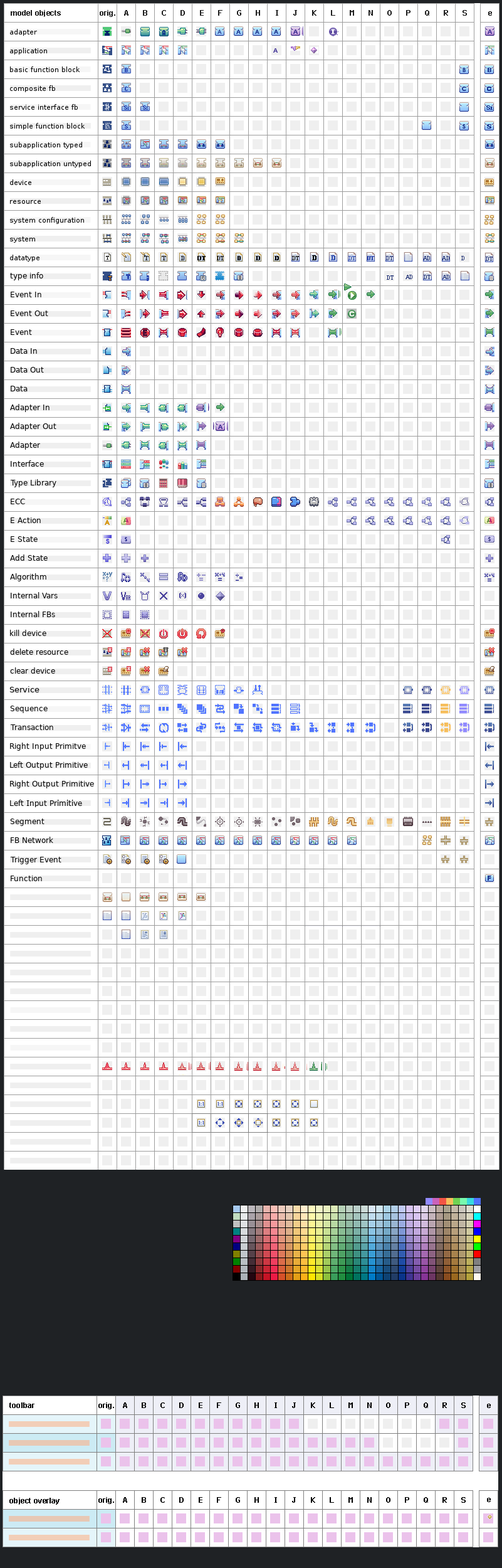
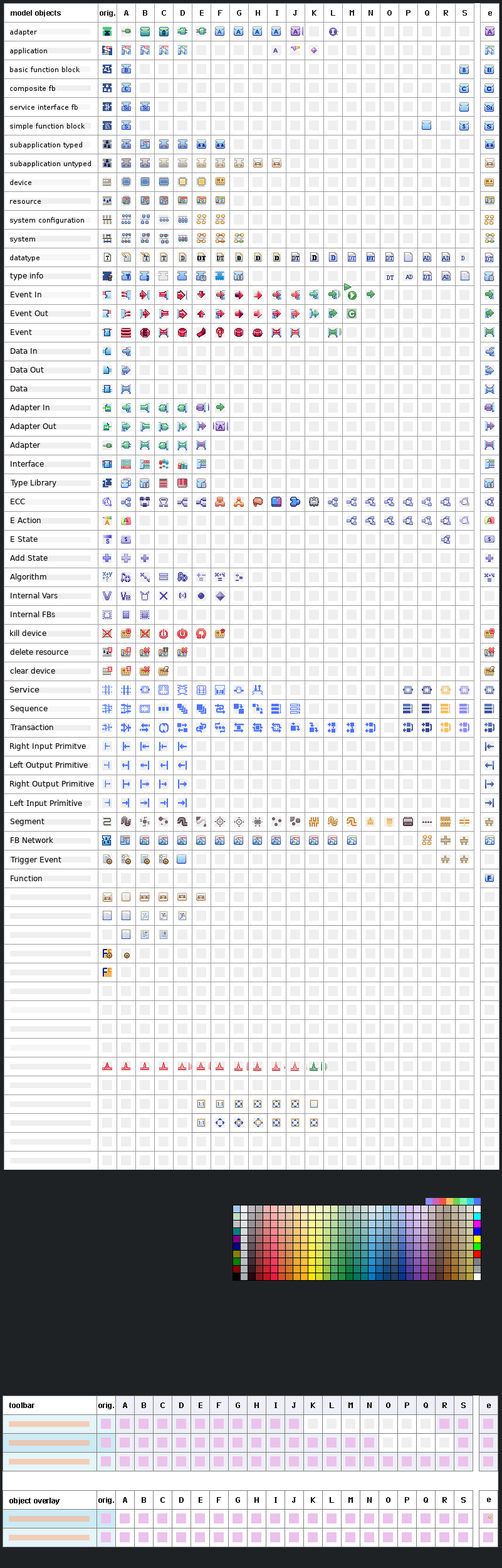
The second (502, 1568) image is a revision of the first. Changes to its layers:
added layer "Forte" in group "images" over [102, 967, 112, 977]
added layer "BuildForte" in group "images" over [102, 948, 113, 959]
painted on "Work" over [124, 952, 130, 959]
